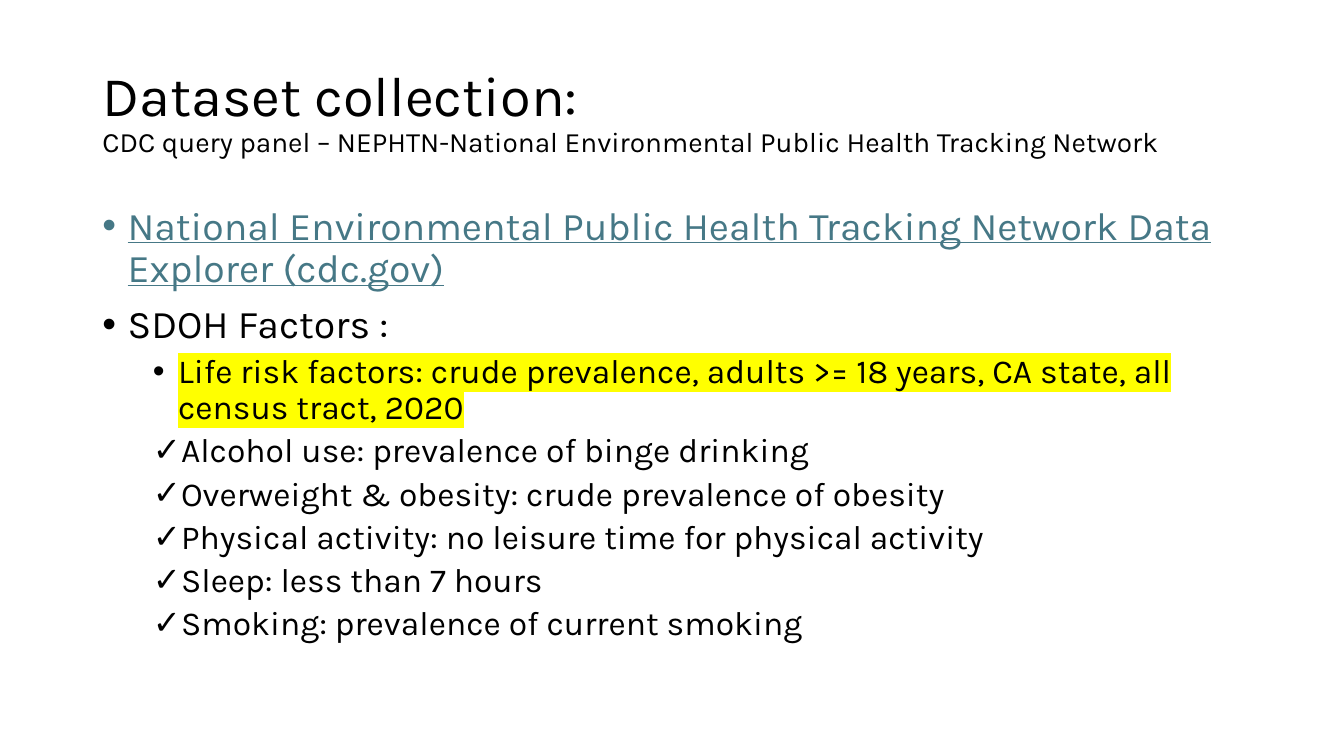
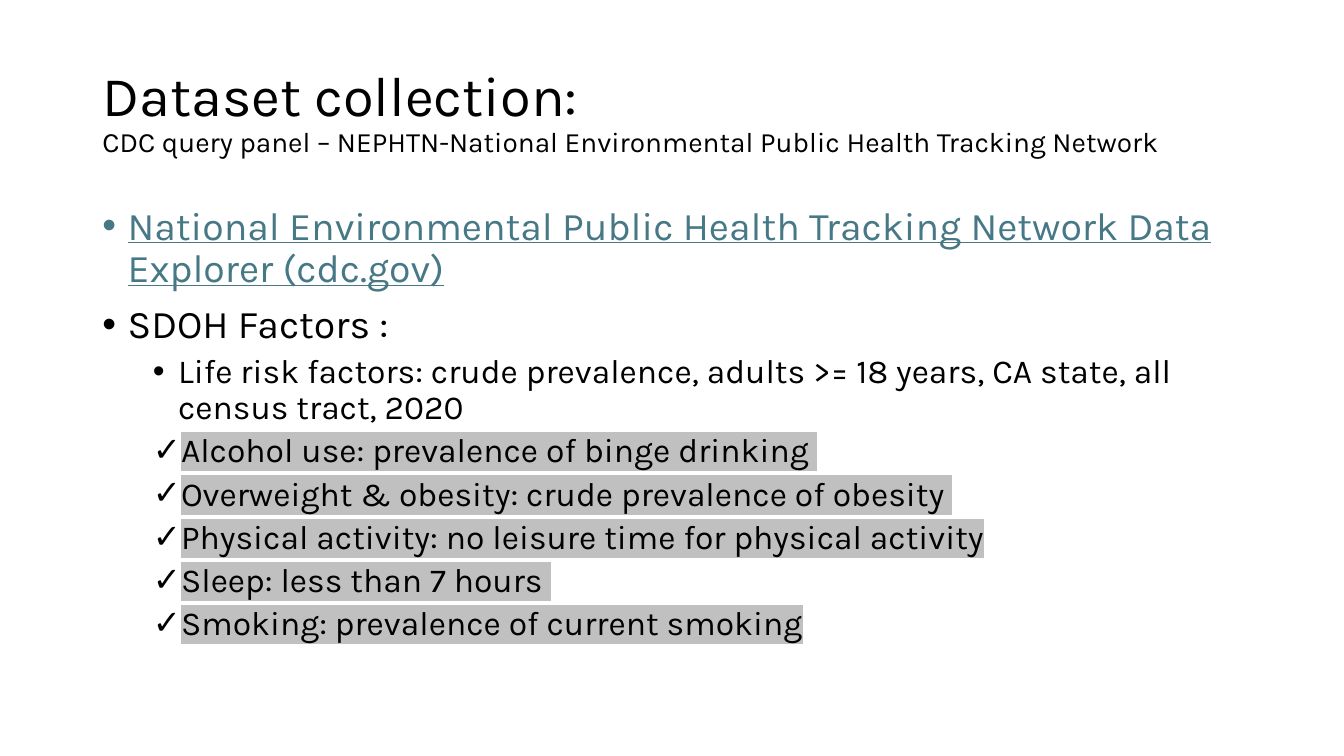
Before and after one commit to r-buch/social-covid, a slide deck: slide 5 of SDOH_Datasets.pptx (slide 4 before the commit). Drawn at 1344x756 pixels with LibreOffice and Linux fonts; fonts in the diff are those of the drawing. Boxes give left, top, right and bottom in pixels: in the first picture for what was removed or moved away, otherwise in the second. Text is boxed around its words. In the diff, an @@ line names an element or a change of style, - is before the commit and + after.

```diff
--- a/SDOH_Datasets.pptx
+++ b/SDOH_Datasets.pptx
@@ text at [178, 360, 1171, 644]: highlight #FFFF00 to none in "Life risk factors: crude prevalence, adults >= ..."; highlight none to #C0C0C0 in "Alcohol use: prevalence of binge drinking", "Overweight & obesity: crude prevalence of obesity", "Physical activity: no leisure time for physical ...", "Sleep: less than 7 hours" and 1 more places @@
```
Also in this commit, not shown: 3 other slides changed, 2 slides added, 4 slides removed.
